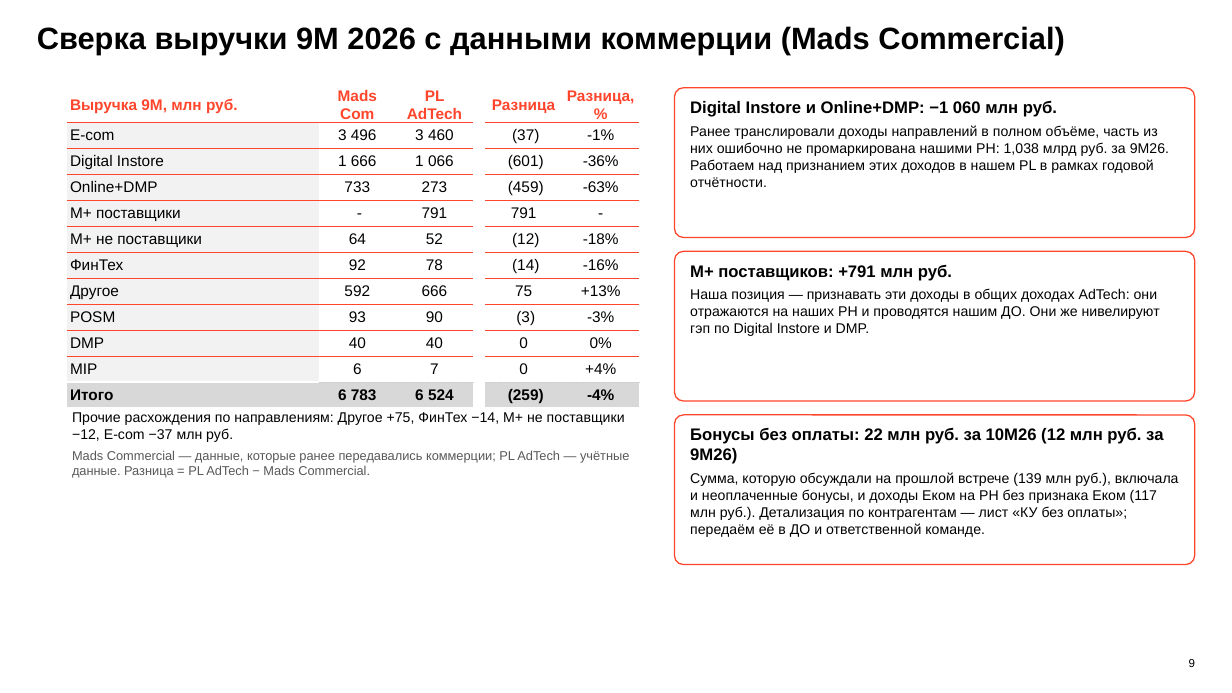
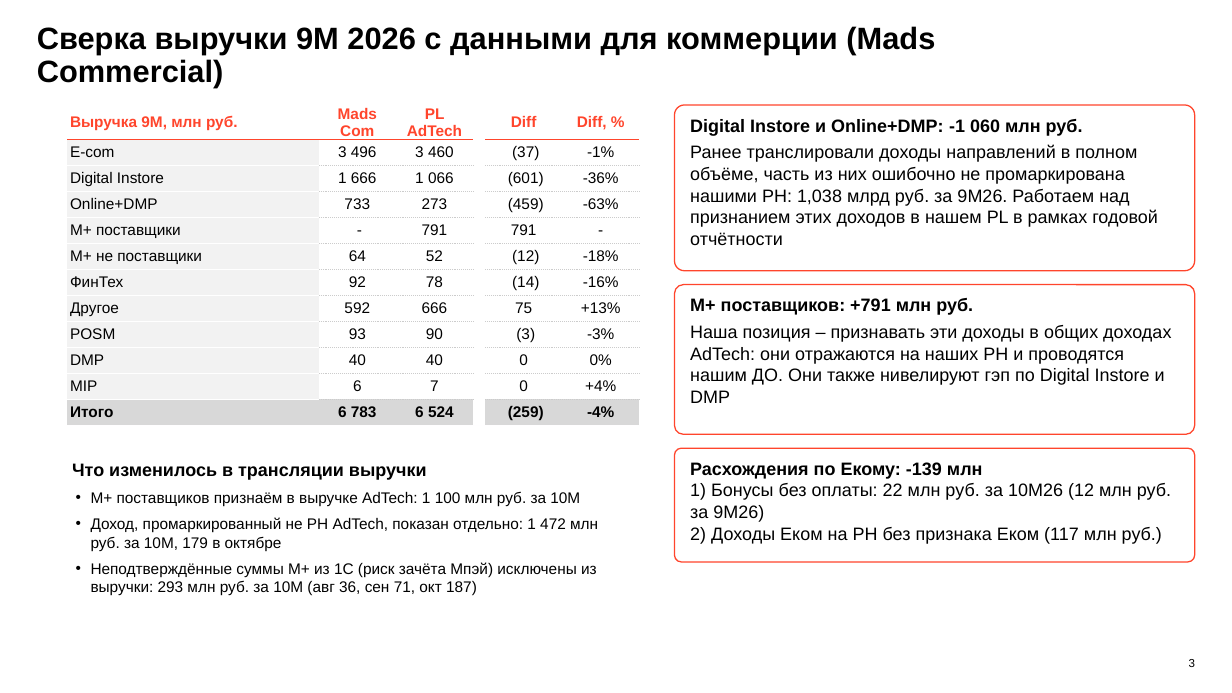
Before and after one commit to DenisMagnit/1, a slide deck: slide 3 of AT_FIN_OCT_2026.pptx (slide 9 before the commit). Drawn at 1232x693 pixels with LibreOffice and Linux fonts; fonts in the diff are those of the drawing; background and template pictures are left out. Boxes give left, top, right and bottom in pixels: in the first picture for what was removed or moved away, otherwise in the second. Text is boxed around its words. In the diff, an @@ line names an element or a change of style, - is before the commit and + after.

```diff
--- a/AT_FIN_OCT_2026.pptx
+++ b/AT_FIN_OCT_2026.pptx
@@ text at (37, 26, 935, 88): text changed @@
-Сверка выручки 9М 2026 с данными коммерции (Mads Commercial)
+Сверка выручки 9М 2026 с данными для коммерции (Mads Commercial)
@@ table at (67, 105, 638, 428) @@
-row 1, column 5: Разница
+row 1, column 5: Diff
-row 1, column 6: Разница, %
+row 1, column 6: Diff, %
@@ borders changed @@
@@ table: place and size @@
-table at (67, 88, 638, 407)
+table at (67, 105, 638, 428)
@@ rounded rectangle: place and size @@
-rounded rectangle at (675, 88, 1195, 238)
+rounded rectangle at (675, 105, 1195, 271)
@@ text at (690, 119, 1158, 245): text changed; size 11 to 14 pt @@
-Digital Instore и Online+DMP: −1 060 млн руб.
-Ранее транслировали доходы направлений в полном объёме, часть из них ошибочно не промаркирована нашими РН: 1,038 млрд руб. за 9М26. Работаем над признанием этих доходов в нашем PL в рамках годовой отчётности.
+Digital Instore и Online+DMP: -1 060 млн руб.
+Ранее транслировали доходы направлений в полном объёме, часть из них ошибочно не промаркирована нашими РН: 1,038 млрд руб. за 9М26. Работаем над признанием этих доходов в нашем PL в рамках годовой отчётности
@@ rounded rectangle: place and size @@
-rounded rectangle at (675, 251, 1195, 401)
+rounded rectangle at (675, 285, 1195, 434)
@@ text "М+ поставщиков: +791 млн руб.": place and size @@
-text "М+ поставщиков: +791 млн руб." at (690, 265, 1160, 336)
+text "М+ поставщиков: +791 млн руб." at (690, 298, 1171, 403)
@@ text at (690, 298, 973, 315): size 13 to 14 pt in "М+ поставщиков: +791 млн руб." @@
@@ text at (690, 325, 1171, 403): text changed; size 11 to 14 pt @@
-Наша позиция — признавать эти доходы в общих доходах AdTech: они отражаются на наших РН и проводятся нашим ДО. Они же нивелируют гэп по Digital Instore и DMP.
+Наша позиция – признавать эти доходы в общих доходах AdTech: они отражаются на наших РН и проводятся нашим ДО. Они также нивелируют гэп по Digital Instore и DMP
@@ text removed at (72, 412, 629, 478) @@
-Прочие расхождения по направлениям: Другое +75, ФинТех −14, М+ не поставщики −12, E-com −37 млн руб.
-Mads Commercial — данные, которые ранее передавались коммерции; PL AdTech — учётные данные. Разница = PL AdTech − Mads Commercial.
@@ rounded rectangle: place and size @@
-rounded rectangle at (675, 415, 1195, 565)
+rounded rectangle at (675, 448, 1195, 562)
@@ text added at (72, 463, 598, 596), 12 pt, text #000000 @@
+Что изменилось в трансляции выручки
+• М+ поставщиков признаём в выручке AdTech: 1 100 млн руб. за 10М
+• Доход, промаркированный не РН AdTech, показан отдельно: 1 472 млн руб. за 10М, 179 в октябре
+• Неподтверждённые суммы М+ из 1С (риск зачёта Мпэй) исключены из выручки: 293 млн руб. за 10М (авг 36, сен 71, окт 187)
@@ text at (690, 462, 1171, 544): text changed; size 11 to 14 pt @@
-Бонусы без оплаты: 22 млн руб. за 10М26 (12 млн руб. за 9М26)
-Сумма, которую обсуждали на прошлой встрече (139 млн руб.), включала и неоплаченные бонусы, и доходы Еком на РН без признака Еком (117 млн руб.). Детализация по контрагентам — лист «КУ без оплаты»; передаём её в ДО и ответственной команде.
+Расхождения по Екому: -139 млн
+1) Бонусы без оплаты: 22 млн руб. за 10М26 (12 млн руб. за 9М26)
+2) Доходы Еком на РН без признака Еком (117 млн руб.)
@@ page number at (1189, 659, 1195, 667): text changed @@
-9
+3
```
Also in this commit, not shown: 8 other slides changed, 1 slide added, 1 slide removed.
